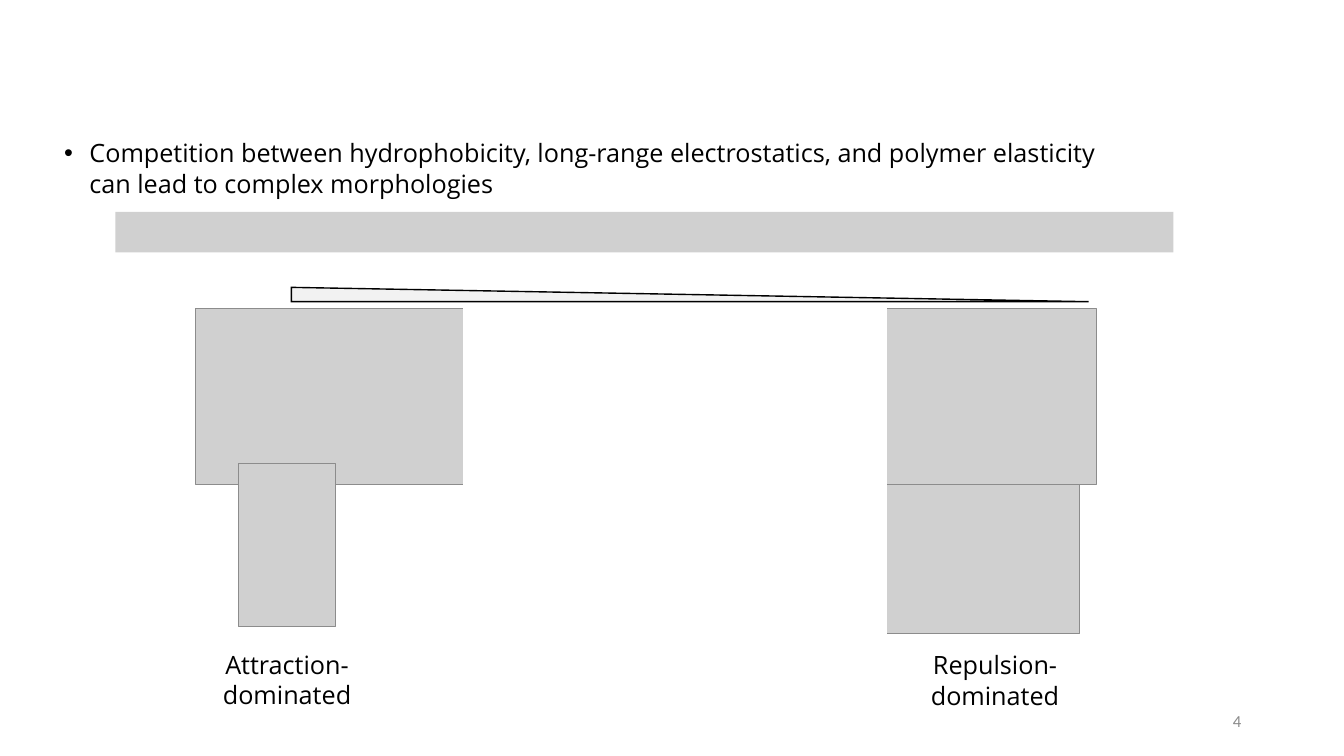
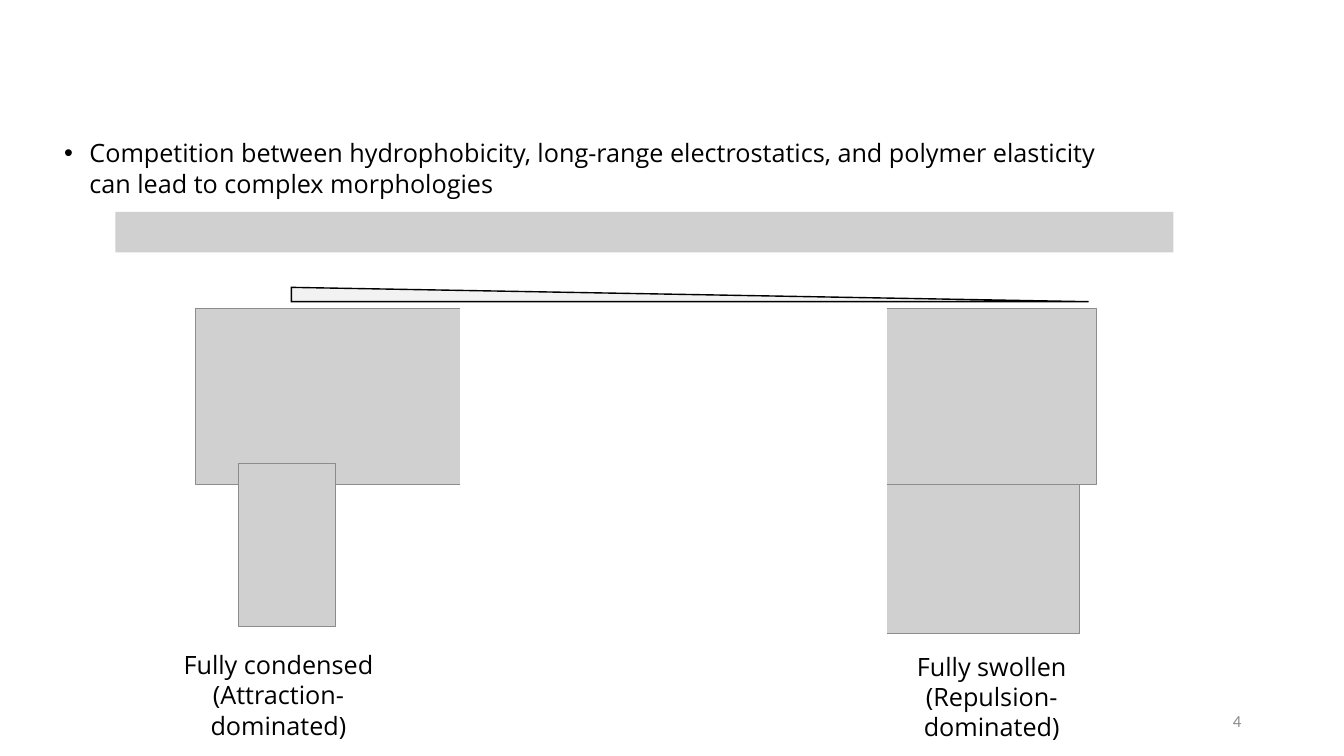
Before and after one commit to tyokokur/presentations, a slide deck: slide 4 of 20240722 NAF Intro.pptx. Drawn at 1344x756 pixels with LibreOffice and Linux fonts; fonts in the diff are those of the drawing; grey boxes stand for pictures; background and template pictures are left out. Boxes give left, top, right and bottom in pixels: in the first picture for what was removed or moved away, otherwise in the second. Text is boxed around its words. In the diff, an @@ line names an element or a change of style, - is before the commit and + after.

Commit message:
autocommit

```diff
--- a/20240722 NAF Intro.pptx
+++ b/20240722 NAF Intro.pptx
@@ rectangle: place and size @@
-rectangle at (464, 309, 887, 717)
+rectangle at (461, 309, 886, 740)
@@ text at (184, 655, 373, 739): text changed @@
-Attraction-dominated
+Fully condensed
+(Attraction-dominated)
@@ text at (917, 657, 1066, 740): text changed @@
-Repulsion-dominated
+Fully swollen (Repulsion-dominated)
```
